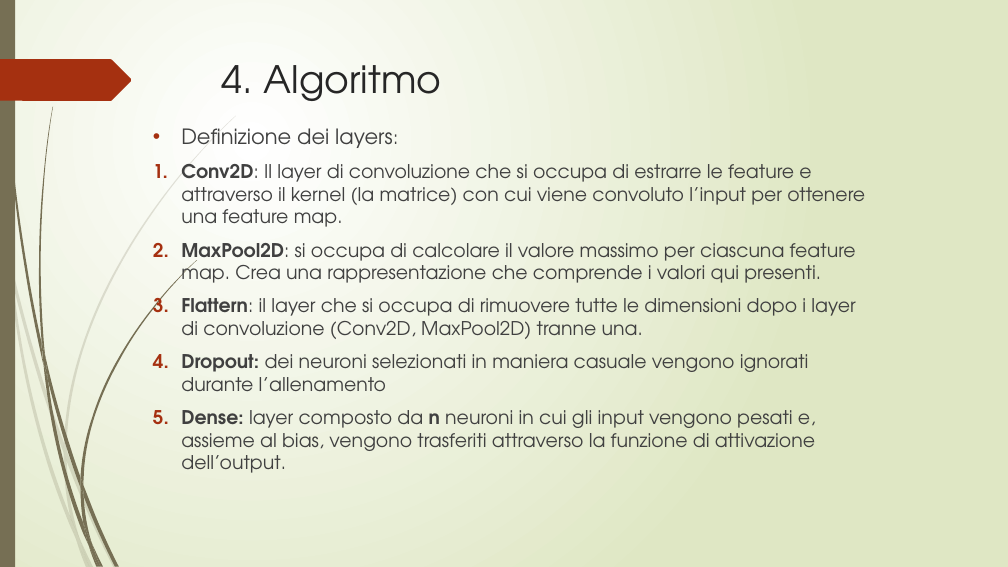
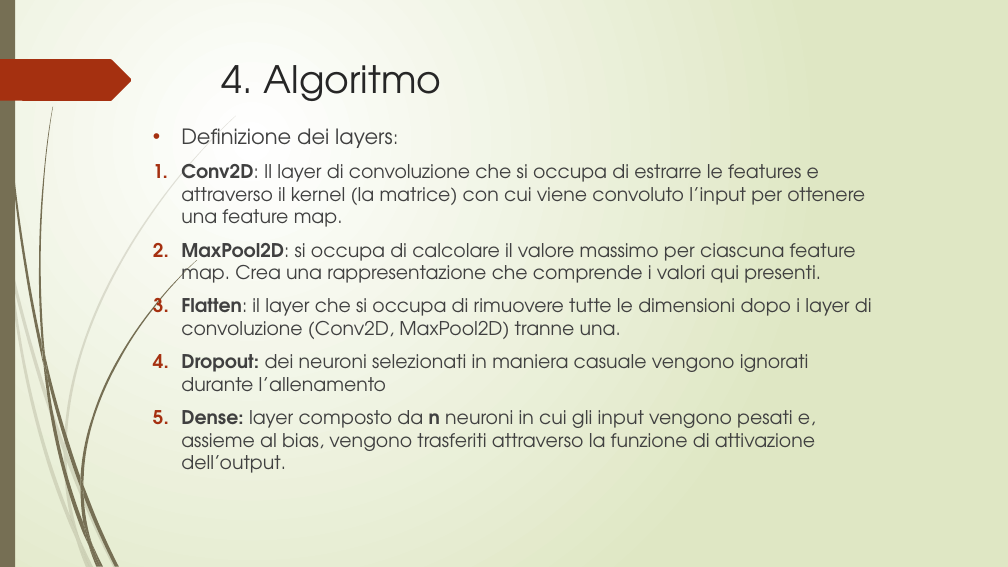
Before and after one commit to fpalomba/Segnali-Stradali, a slide deck: slide 9 of documentazione/Presentazione fia.pptx. Drawn at 1008x567 pixels with LibreOffice and Linux fonts; fonts in the diff are those of the drawing. Boxes give left, top, right and bottom in pixels: in the first picture for what was removed or moved away, otherwise in the second. Text is boxed around its words. In the diff, an @@ line names an element or a change of style, - is before the commit and + after.

Commit message:
Inserimento cap.4 Algoritmo di classificazione, terminare il glossario

```diff
--- a/documentazione/Presentazione fia.pptx
+++ b/documentazione/Presentazione fia.pptx
@@ text at [181, 163, 865, 227]: text changed @@
-1. Conv2D: Il layer di convoluzione che si occupa di estrarre le feature e attraverso il kernel (la matrice) con cui viene convoluto l’input per ottenere una feature map.
+1. Conv2D: Il layer di convoluzione che si occupa di estrarre le features e attraverso il kernel (la matrice) con cui viene convoluto l’input per ottenere una feature map.
@@ text at [181, 298, 872, 339]: text changed @@
-3. Flattern: il layer che si occupa di rimuovere tutte le dimensioni dopo i layer di convoluzione (Conv2D, MaxPool2D) tranne una.
+3. Flatten: il layer che si occupa di rimuovere tutte le dimensioni dopo i layer di convoluzione (Conv2D, MaxPool2D) tranne una.
```
Also in this commit, not shown: 1 other file.
